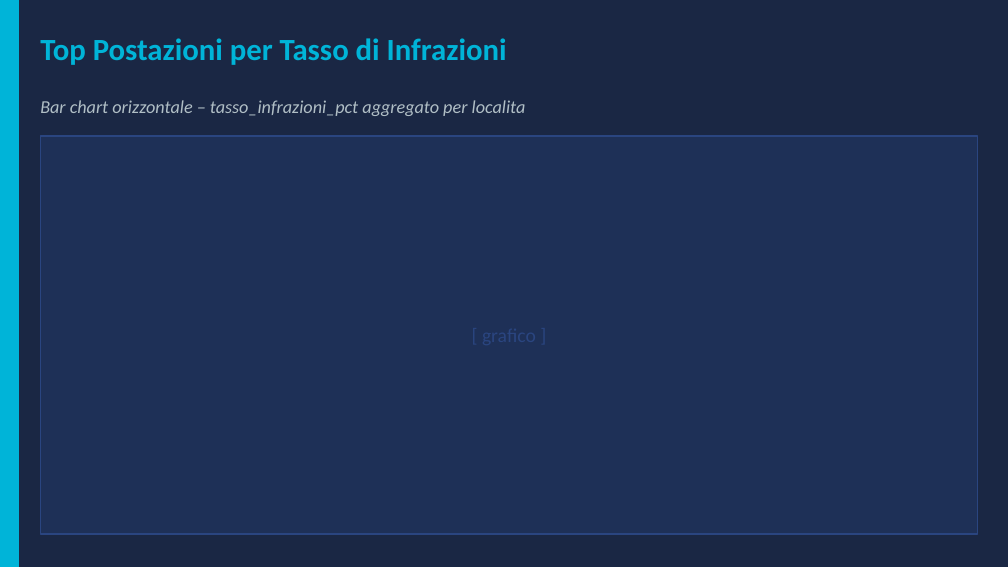
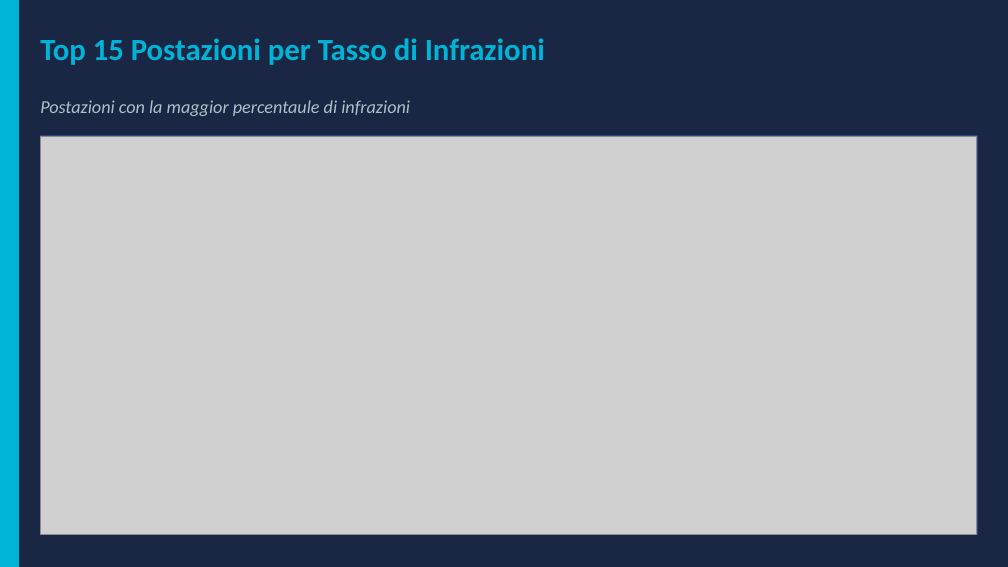
Before and after one commit to pezzandre/dataScience2, a slide deck: slide 4 of speed_monitoring.pptx (slide 5 before the commit). Drawn at 1008x567 pixels with LibreOffice and Linux fonts; fonts in the diff are those of the drawing; grey boxes stand for pictures. Boxes give left, top, right and bottom in pixels: in the first picture for what was removed or moved away, otherwise in the second. Text is boxed around its words. In the diff, an @@ line names an element or a change of style, - is before the commit and + after.

```diff
--- a/speed_monitoring.pptx
+++ b/speed_monitoring.pptx
@@ text at (40, 38, 545, 65): text changed @@
-Top Postazioni per Tasso di Infrazioni
+Top 15 Postazioni per Tasso di Infrazioni
@@ text at (40, 100, 410, 116): text changed @@
-Bar chart orizzontale – tasso_infrazioni_pct aggregato per localita
+Postazioni con la maggior percentaule di infrazioni
@@ picture added at (40, 136, 977, 534) @@
```
Also in this commit, not shown: 6 other slides changed, 2 slides removed, 1 other file.
